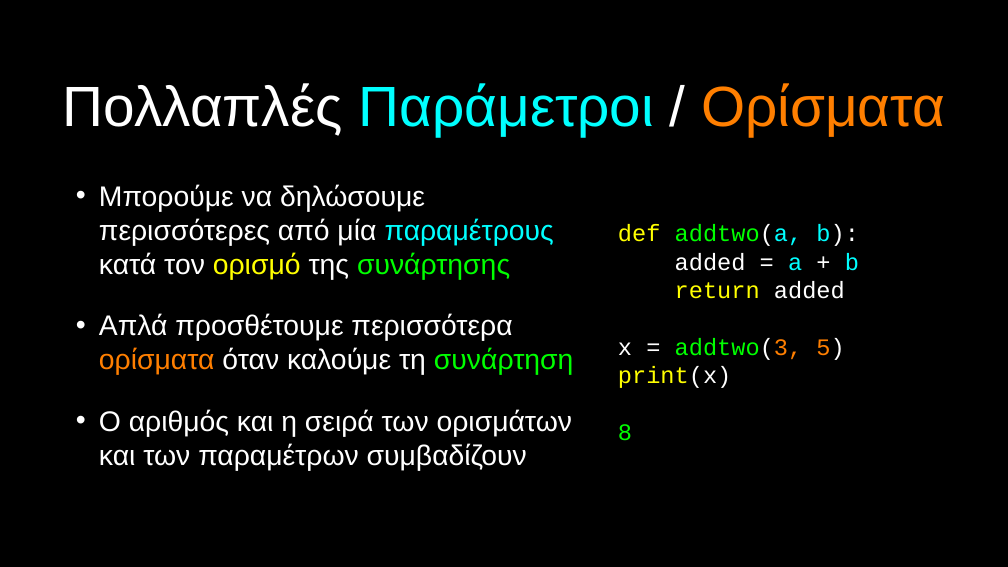
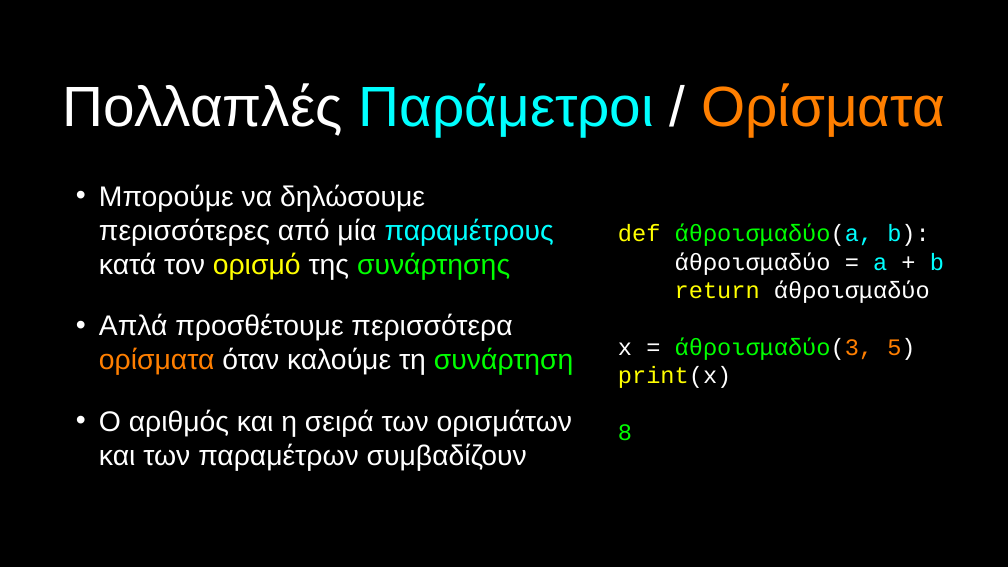
Before and after one commit to csev/py4e, a slide deck: slide 20 of lectures3/gr/Pythonlearn-04-Functions.pptx. Drawn at 1008x567 pixels with LibreOffice and Linux fonts; fonts in the diff are those of the drawing. Boxes give left, top, right and bottom in pixels: in the first picture for what was removed or moved away, otherwise in the second. Text is boxed around its words. In the diff, an @@ line names an element or a change of style, - is before the commit and + after.

```diff
--- a/lectures3/gr/Pythonlearn-04-Functions.pptx
+++ b/lectures3/gr/Pythonlearn-04-Functions.pptx
@@ text at (x1=618, y1=224, x2=944, y2=360): text changed @@
-def addtwo(a, b):
-added = a + b
-return added
-x = addtwo(3, 5)
+def άθροισμαδύο(a, b):
+άθροισμαδύο = a + b
+return άθροισμαδύο
+x = άθροισμαδύο(3, 5)
```
Also in this commit, not shown: 4 other slides changed, 9 other files.
